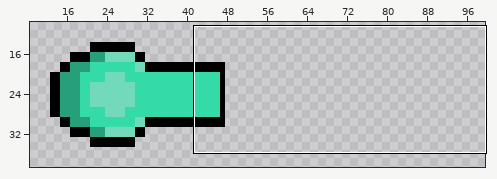
File history of a sprite sheet, Gioco/bin/cannone.png. The first picture is a wide view before the edit; the outline marks the close-up.
Close-up. Before the commit:
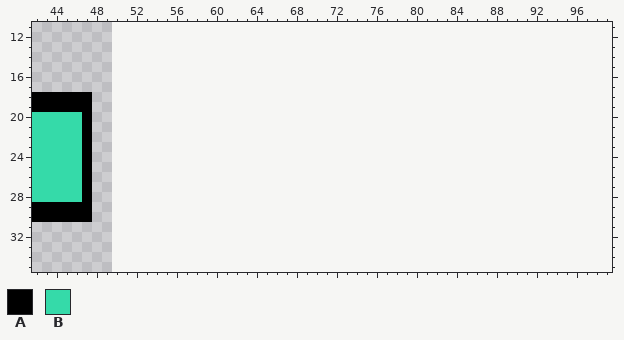
The file is 50x50 pixels. Shown: x 42..99, y 11..35. The old version is drawn lined up with the new one, on the new canvas. The wide view leaves out empty margins.
Palette (. is transparent): A #000000  B #35daa9
Pixels before, first column x 42:
18 AAAAAA
19 AAAAAA
20 BBBBBA
21 BBBBBA
22 BBBBBA
23 BBBBBA
24 BBBBBA
25 BBBBBA
26 BBBBBA
27 BBBBBA
28 BBBBBA
29 AAAAAA
30 AAAAAA
The same view after the edit:
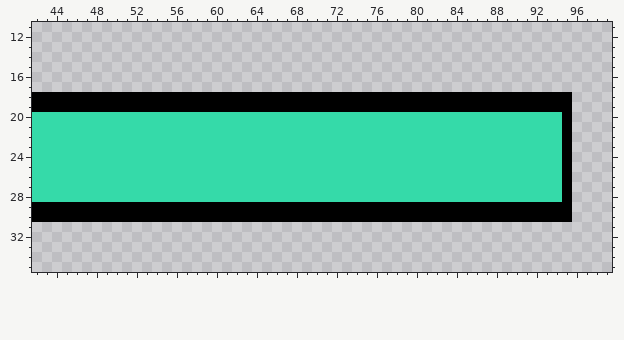
Difference:
canvas 50x50 -> 100x50
y 18..19: x 48..95 ................................................ -> AAAAAAAAAAAAAAAAAAAAAAAAAAAAAAAAAAAAAAAAAAAAAAAA
y 20..28: x 47..95 A................................................ -> BBBBBBBBBBBBBBBBBBBBBBBBBBBBBBBBBBBBBBBBBBBBBBBBA
y 29..30: x 48..95 ................................................ -> AAAAAAAAAAAAAAAAAAAAAAAAAAAAAAAAAAAAAAAAAAAAAAAA
Changed places in both close-ups, as pixel boxes (x1, y1, x2, y2):
changed: (82, 92, 572, 222)
